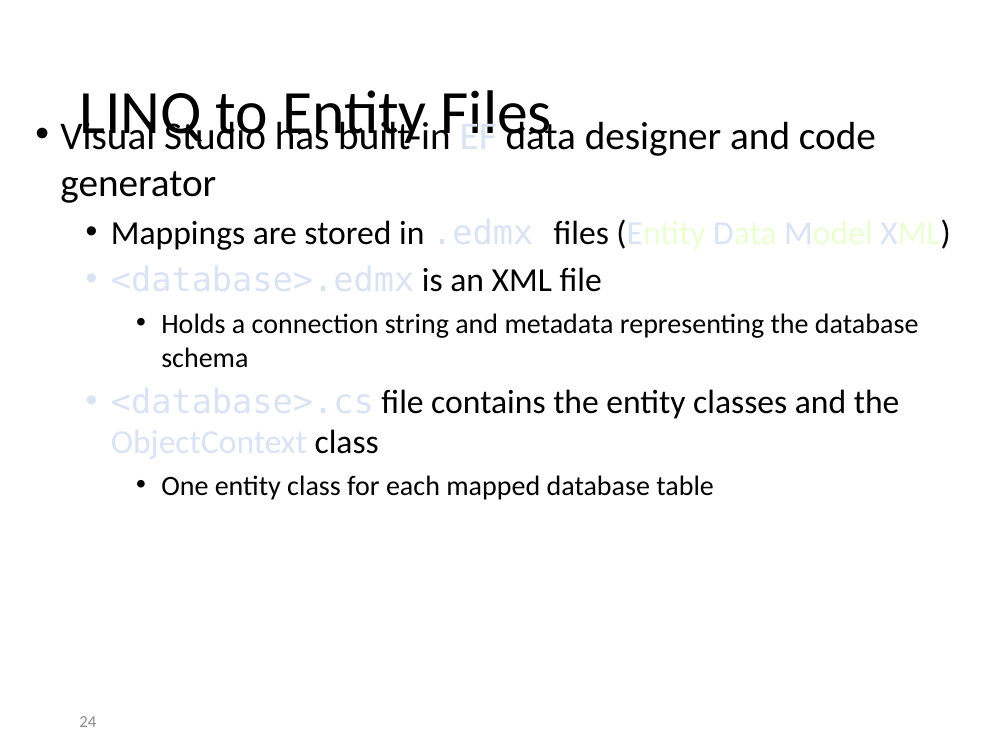
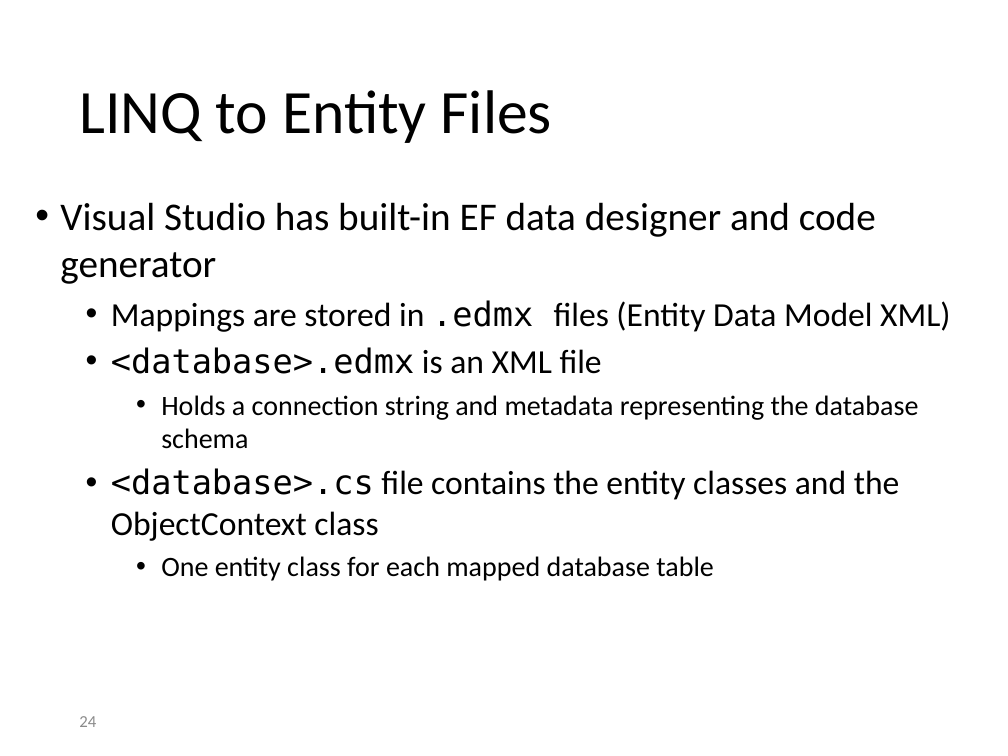
Before and after one commit to SeamlessThingies-Learn-DotNet3Day/DotNetProgramming, a slide deck: slide 24 of Slides/EF/1 - Introduction to EF.pptx. Drawn at 1008x756 pixels with LibreOffice and Linux fonts; fonts in the diff are those of the drawing. Boxes give left, top, right and bottom in pixels: in the first picture for what was removed or moved away, otherwise in the second. Text is boxed around its words. In the diff, an @@ line names an element or a change of style, - is before the commit and + after.

```diff
--- a/Slides/EF/1 - Introduction to EF.pptx
+++ b/Slides/EF/1 - Introduction to EF.pptx
@@ text "Visual Studio has built-in EF ...": place and size @@
-text "Visual Studio has built-in EF ..." at bbox=[60, 116, 950, 500]
+text "Visual Studio has built-in EF ..." at bbox=[60, 202, 950, 581]
@@ text at bbox=[60, 202, 950, 541]: text colour #DAE3F3 to #000000 in "EF", ".edmx (Entity Data Model XML)", "<database>.edmx", "<database>.cs ObjectContext"; text colour #EBFFD2 to #000000 in "(Entity Data Model XML)" @@
```
Also in this commit, not shown: 11 other slides changed, 1 slide added, 15 slides removed, 11 other files.
